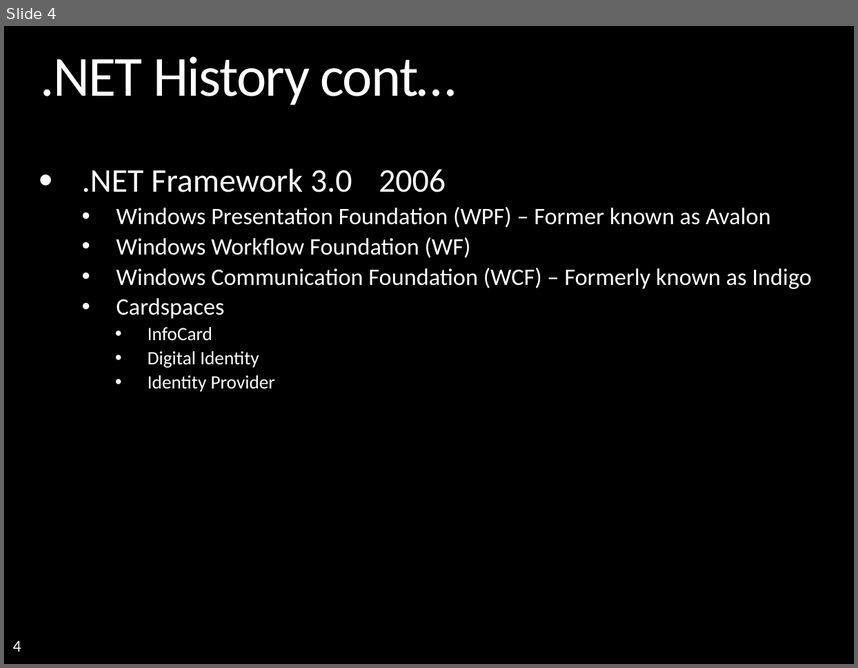
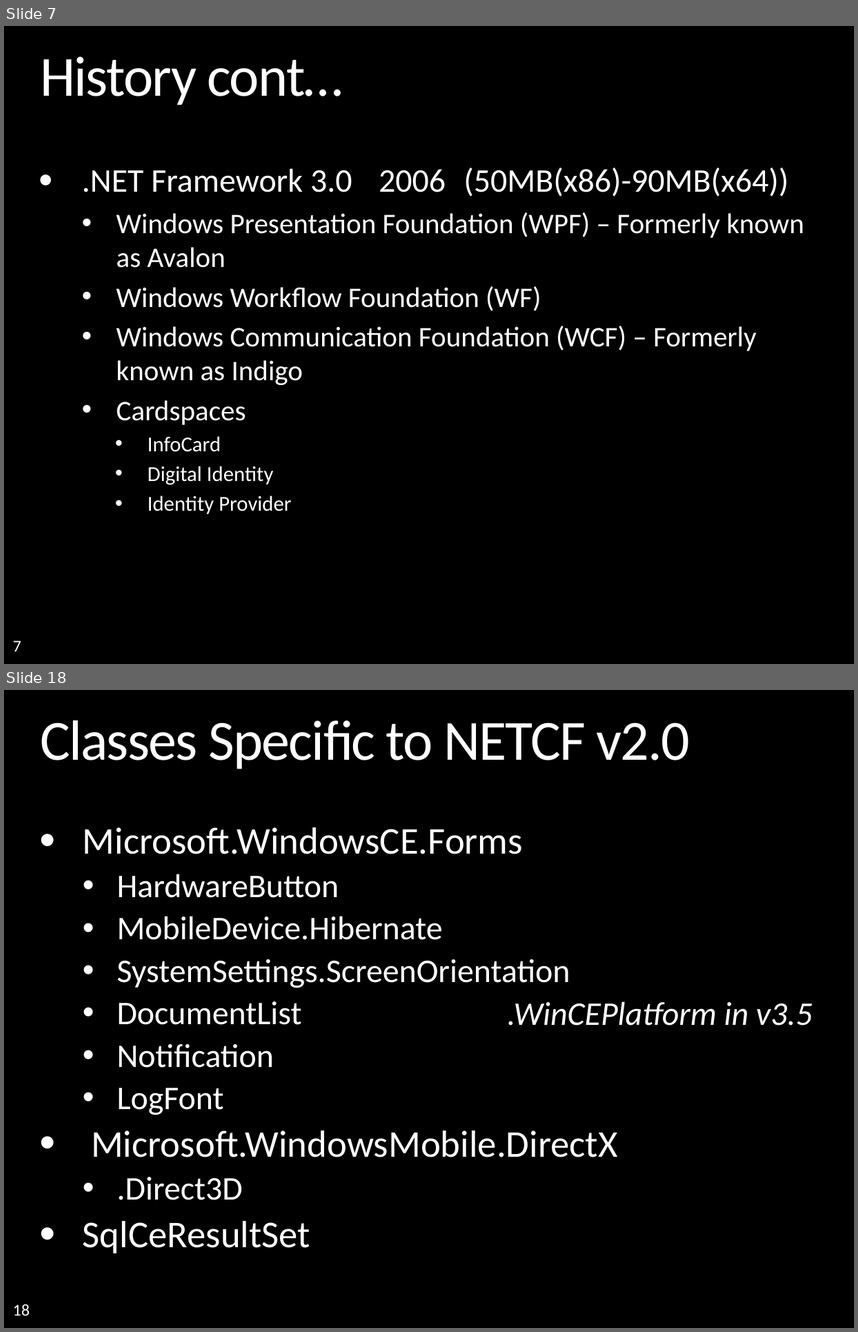
Before and after one commit to mattincode/teched2008, a slide deck: presentations/dotNET FW/TechEd - dotNET.pptx. Shown one above the other, each under a label of ours: slide 4 before the commit, slides 7 and 18 after it; the slides between them are not shown. The pictures are 858x668 and 858x1332 pixels, drawn with LibreOffice and Linux fonts; fonts in the diff are those of the drawing; background and template pictures are left out. Boxes give left, top, right and bottom in pixels: in the first picture for what was removed or moved away, otherwise in the second. Text is boxed around its words. In the diff, an @@ line names an element or a change of style, - is before the commit and + after.

```diff
--- a/presentations/dotNET FW/TechEd - dotNET.pptx
+++ b/presentations/dotNET FW/TechEd - dotNET.pptx
@@ slide 18 added at [4, 690, 854, 1328], background picture (left out); not listed: 1 template element that a slide beside it also shows @@
@@ title added at [40, 720, 691, 769], 48 pt, text #FFFFFF @@
+Classes Specific to NETCF v2.0
@@ text added at [83, 827, 617, 1253], 28 pt, text #FFFFFF @@
+• Microsoft.WindowsCE.Forms
+  • HardwareButton
+  • MobileDevice.Hibernate
+  • SystemSettings.ScreenOrientation
+  • DocumentList
+  • Notification
+  • LogFont
+• Microsoft.WindowsMobile.DirectX
+  • .Direct3D
+• SqlCeResultSet
@@ text added at [507, 1001, 813, 1025], 28 pt, text #FFFFFF, italic @@
+.WinCEPlatform in v3.5
@@ what was slide 4 is now slide 7 @@
@@ slide 7 changed as well @@
@@ title at [40, 56, 343, 105]: text changed @@
-.NET History cont…
+History cont…
@@ text at [82, 167, 804, 267]: text changed; size 20 to 24 pt @@
-• .NET Framework 3.0 2006
-  • Windows Presentation Foundation (WPF) – Former known as Avalon
+• .NET Framework 3.0 2006 (50MB(x86)-90MB(x64))
+  • Windows Presentation Foundation (WPF) – Formerly known as Avalon
@@ text at [116, 286, 757, 514]: size 20 to 24 pt in "Windows Workflow Foundation (WF)", "Windows Communication Foundation (WCF) – Formerly known ...", "Cardspaces"; size 16 to 18 pt in "InfoCard", "Digital Identity", "Identity Provider"; line spacing 0.9 to 1 @@
@@ page number at [13, 640, 21, 651]: text changed @@
-4
+7
```
Also in this commit, not shown: 3 other slides changed, 18 other slides added, 2 slides removed, 1 other file.
